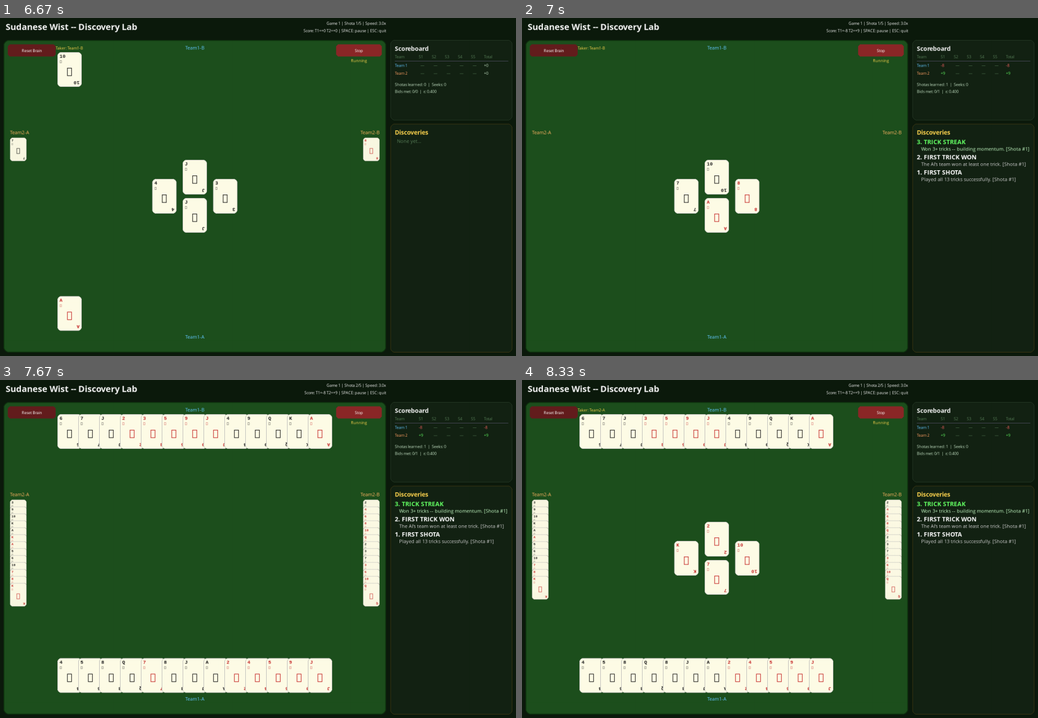
Above: before the commit, frames 1-4 (two rows, left to right).
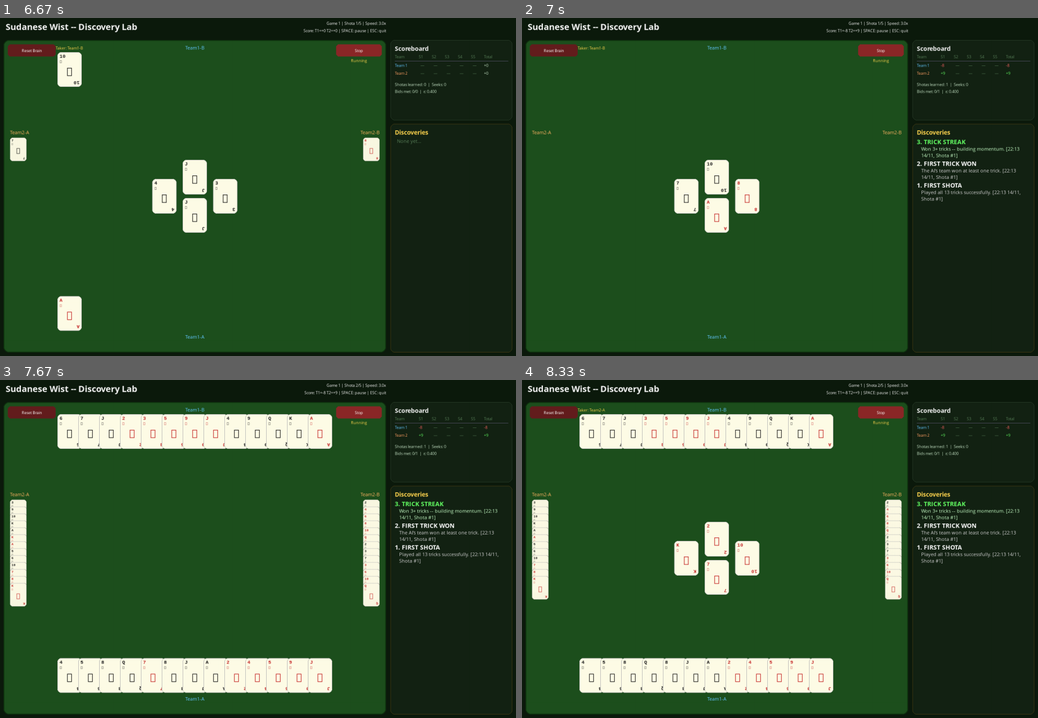
Above: after the commit, the same moments.

Repository: aamagzoub/engineering-intelligence
Game: pygame game, started from gui_wist_discovery/main.py
Two runs of this game, one before a commit and one after it. Both use one fixed random seed, a clock stepped at 60 frames per second and the inputs below.
Inputs (mouse positions are in pixels of both pictures, inside the frame that each line leads up to):
- Up to frame 1 (6.67 s): click "Reset Brain" at 0.38 s; click (258, 210) at 0.72 s; click (92, 136) at 1.05 s; click (263, 224) at 2.38 s; click (237, 129) at 2.72 s; click (180, 116) at 3.05 s; click (392, 156) at 3.38 s; tap Space at 5.17 s; click (139, 126) at 5.55 s; click "Resume" at 5.88 s; click "Taker: Team2-B" at 6.22 s; click (92, 210) at 6.55 s
- Up to frame 2 (7 s): click (728, 173) at 6.88 s
- Up to frame 3 (7.67 s): no input
- Up to frame 4 (8.33 s): no input

Frame 1 is identical in both runs. In frame 2, 0.9% of the frame differs, in the area x 76-99%, y 38-55%; in frame 3, 0.9%; in frame 4, 0.9%.

Commit message:
Add timestamp to each discovery description

Diff:
--- a/gui_wist_discovery/main.py
+++ b/gui_wist_discovery/main.py
@@ -753,8 +753,11 @@
         }
 
     def _enrich_description(self, key: str, base_desc: str, stats: dict) -> str:
-        """Add live stats to the description based on milestone type."""
+        """Add live stats and timestamp to the description."""
+        from datetime import datetime
         suffix_parts = []
+
+        suffix_parts.append(datetime.now().strftime("%H:%M %d/%m"))
 
         if stats["episodes"] > 0:
             suffix_parts.append(f"Shota #{stats['episodes']}")
